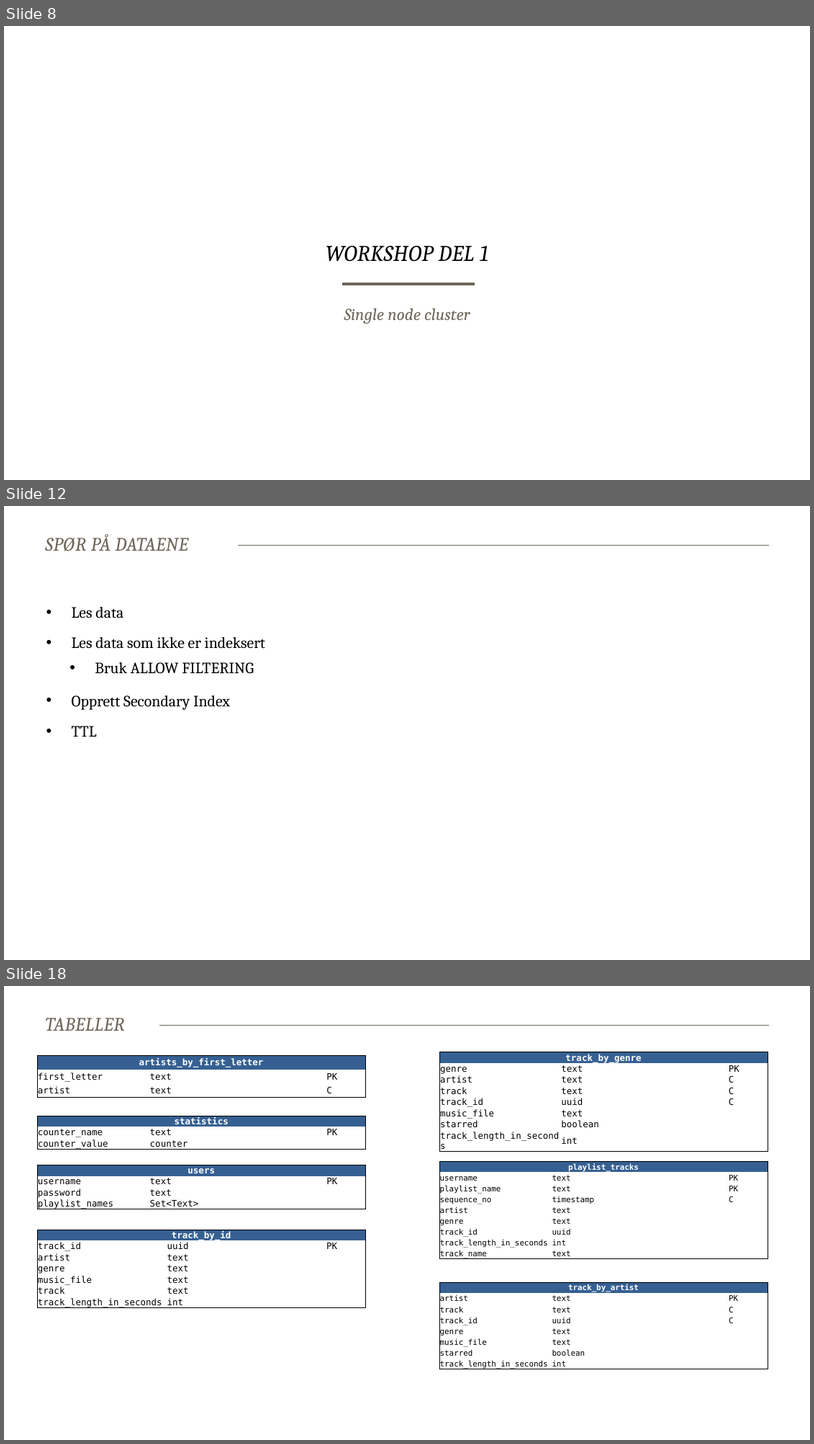
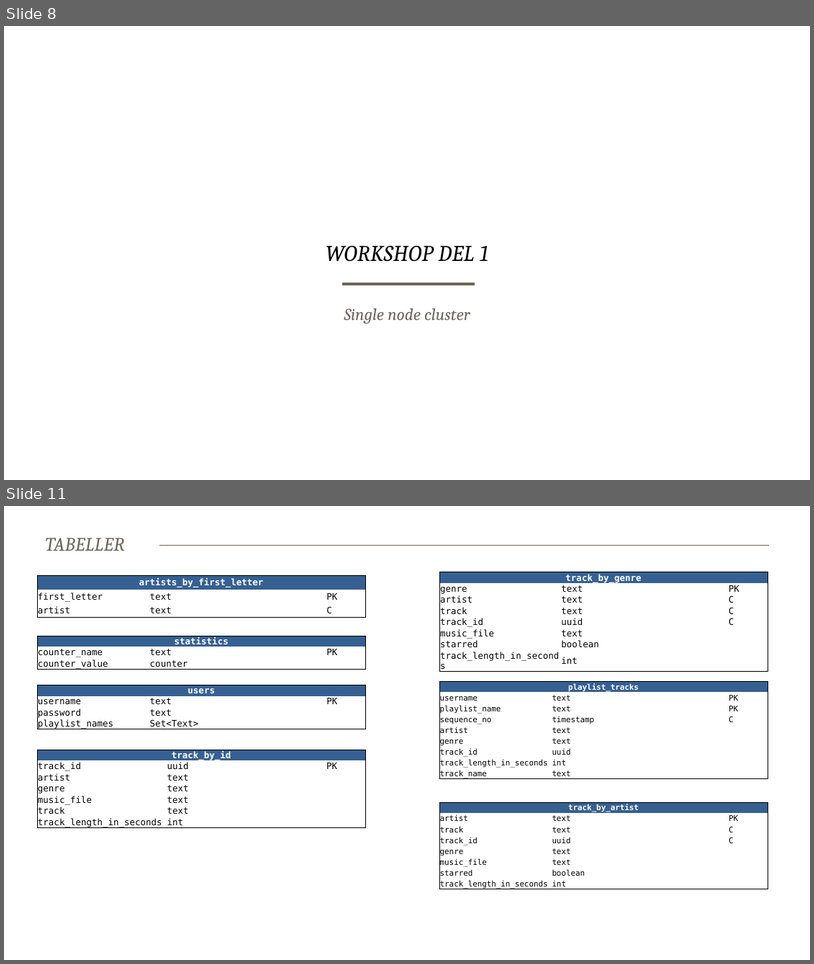
Before and after one commit to baakind/cassandra-workshop, a slide deck: intro.pptx. Shown one above the other, each under a label of ours: slides 8, 12 and 18 before the commit, slides 8 and 11 after it; the slides between them are not shown. The pictures are 814x1444 and 814x964 pixels, drawn with LibreOffice and Linux fonts; fonts in the diff are those of the drawing; background and template pictures are left out. Boxes give left, top, right and bottom in pixels: in the first picture for what was removed or moved away, otherwise in the second. Text is boxed around its words. In the diff, an @@ line names an element or a change of style, - is before the commit and + after.

```diff
--- a/intro.pptx
+++ b/intro.pptx
@@ slide 12 removed at <box>4,506,810,960</box>, background #FFFFFF; not listed: 1 template element that a slide beside it also shows @@
@@ title removed at <box>45,534,188,551</box> @@
-SPØR PÅ DATAENE
@@ text removed at <box>72,607,265,736</box> @@
-• Les data
-• Les data som ikke er indeksert
-  • Bruk ALLOW FILTERING
-• Opprett Secondary Index
-• TTL
@@ what was slide 18 is now slide 11 @@
```
Also in this commit, not shown: 1 slide changed, 1 slide added, 7 other slides removed, 1 other file.
